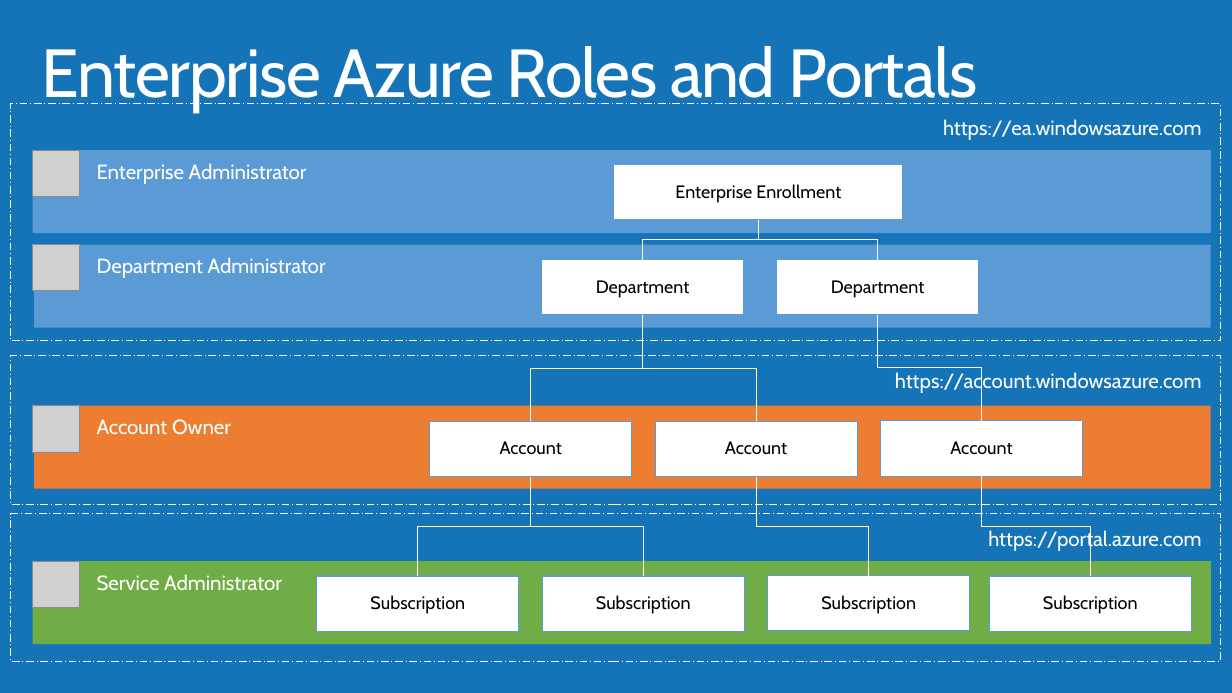
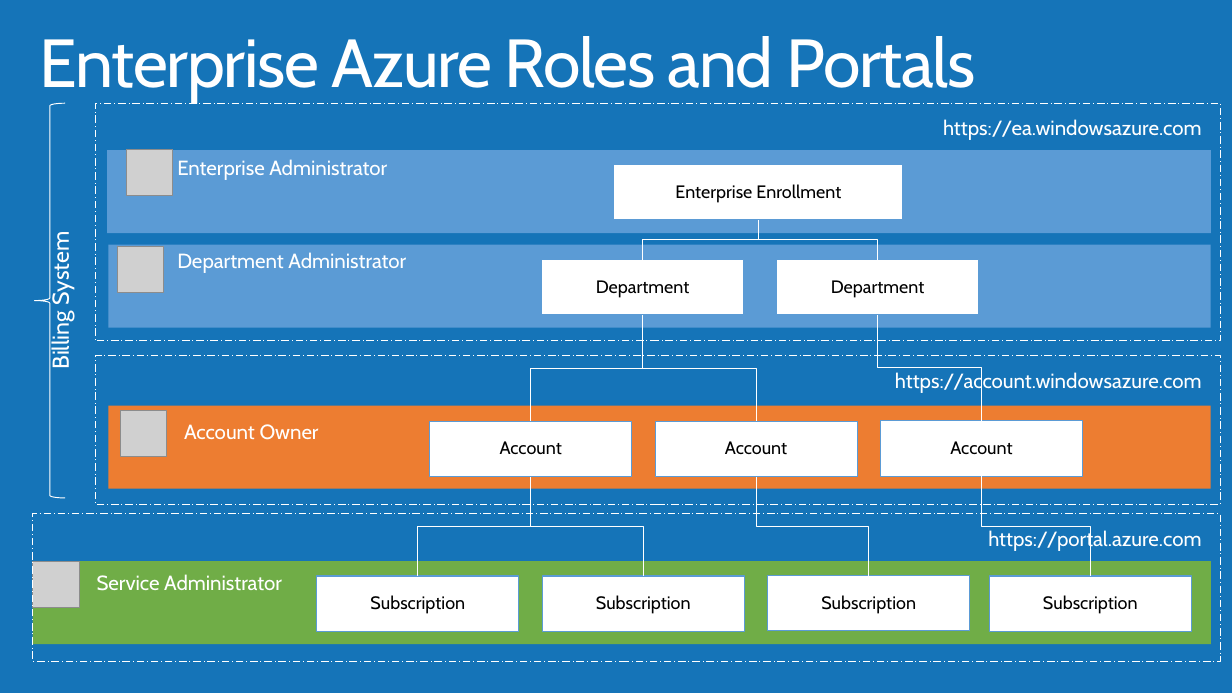
Before and after one commit to lulzzz/Azure-Governance-and-Networking, a slide deck: slide 5 of Azure Governance-GC.pptx (slide 6 before the commit). Drawn at 1232x693 pixels with LibreOffice and Linux fonts; fonts in the diff are those of the drawing; grey boxes stand for pictures; background and template pictures are left out. Boxes give left, top, right and bottom in pixels: in the first picture for what was removed or moved away, otherwise in the second. Text is boxed around its words. In the diff, an @@ line names an element or a change of style, - is before the commit and + after.

Commit message:
updated to add different models and screenshot for policies

```diff
--- a/Azure Governance-GC.pptx
+++ b/Azure Governance-GC.pptx
@@ title "Enterprise Azure Roles and Portals": place and size @@
-title "Enterprise Azure Roles and Portals" at [42, 46, 977, 113]
+title "Enterprise Azure Roles and Portals" at [40, 36, 975, 103]
@@ left brace added at [34, 104, 65, 498], outline #FFFFFF 0.75 pt, 18 pt, text #FFFFFF @@
+Billing System
@@ rectangle "https://ea.windowsazure.com": place and size @@
-rectangle "https://ea.windowsazure.com" at [11, 104, 1221, 341]
+rectangle "https://ea.windowsazure.com" at [95, 104, 1220, 341]
@@ picture: place and size @@
-picture at [33, 151, 79, 197]
+picture at [127, 149, 173, 195]
@@ text "Enterprise Administrator": place and size @@
-text "Enterprise Administrator" at [97, 163, 307, 184]
+text "Enterprise Administrator" at [177, 159, 387, 180]
@@ rectangle: place and size @@
-rectangle at [32, 151, 1211, 234]
+rectangle at [107, 151, 1212, 234]
@@ text "Department Administrator": place and size @@
-text "Department Administrator" at [97, 257, 326, 278]
+text "Department Administrator" at [177, 252, 406, 273]
@@ rectangle: place and size @@
-rectangle at [34, 245, 1211, 328]
+rectangle at [108, 245, 1211, 328]
@@ picture: place and size @@
-picture at [33, 245, 79, 291]
+picture at [117, 246, 164, 292]
@@ rectangle "https://account.windowsazure.com": place and size @@
-rectangle "https://account.windowsazure.com" at [11, 356, 1221, 505]
+rectangle "https://account.windowsazure.com" at [95, 356, 1220, 505]
@@ rectangle: place and size @@
-rectangle at [34, 406, 1211, 489]
+rectangle at [108, 406, 1211, 489]
@@ picture: place and size @@
-picture at [33, 406, 79, 452]
+picture at [120, 410, 166, 457]
@@ text "Account Owner": place and size @@
-text "Account Owner" at [97, 419, 231, 435]
+text "Account Owner" at [184, 424, 319, 440]
@@ rectangle "https://portal.azure.com": place and size @@
-rectangle "https://portal.azure.com" at [11, 514, 1221, 662]
+rectangle "https://portal.azure.com" at [32, 514, 1220, 662]
```
Also in this commit, not shown: 4 other slides changed, 6 slides added, 4 slides removed.
